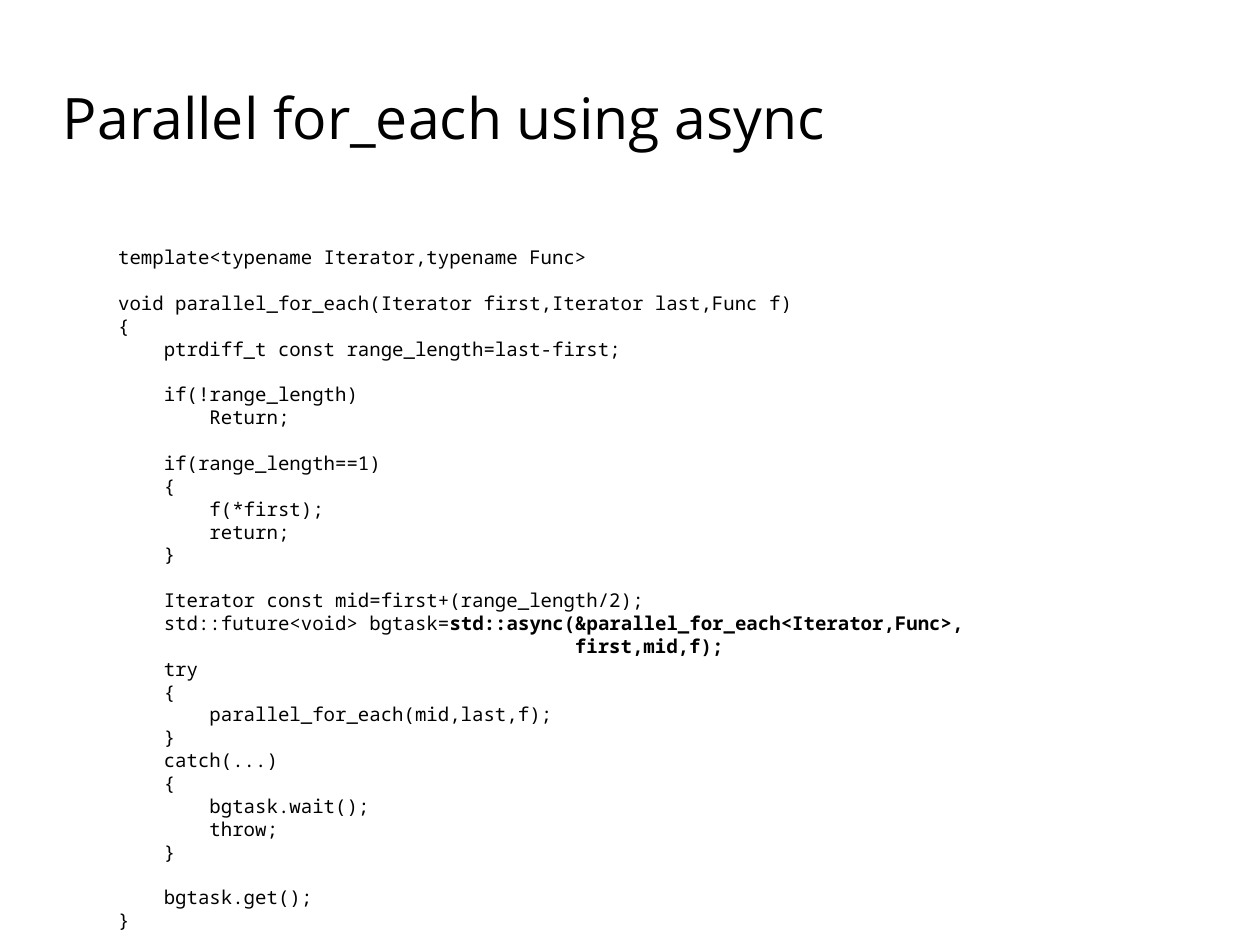
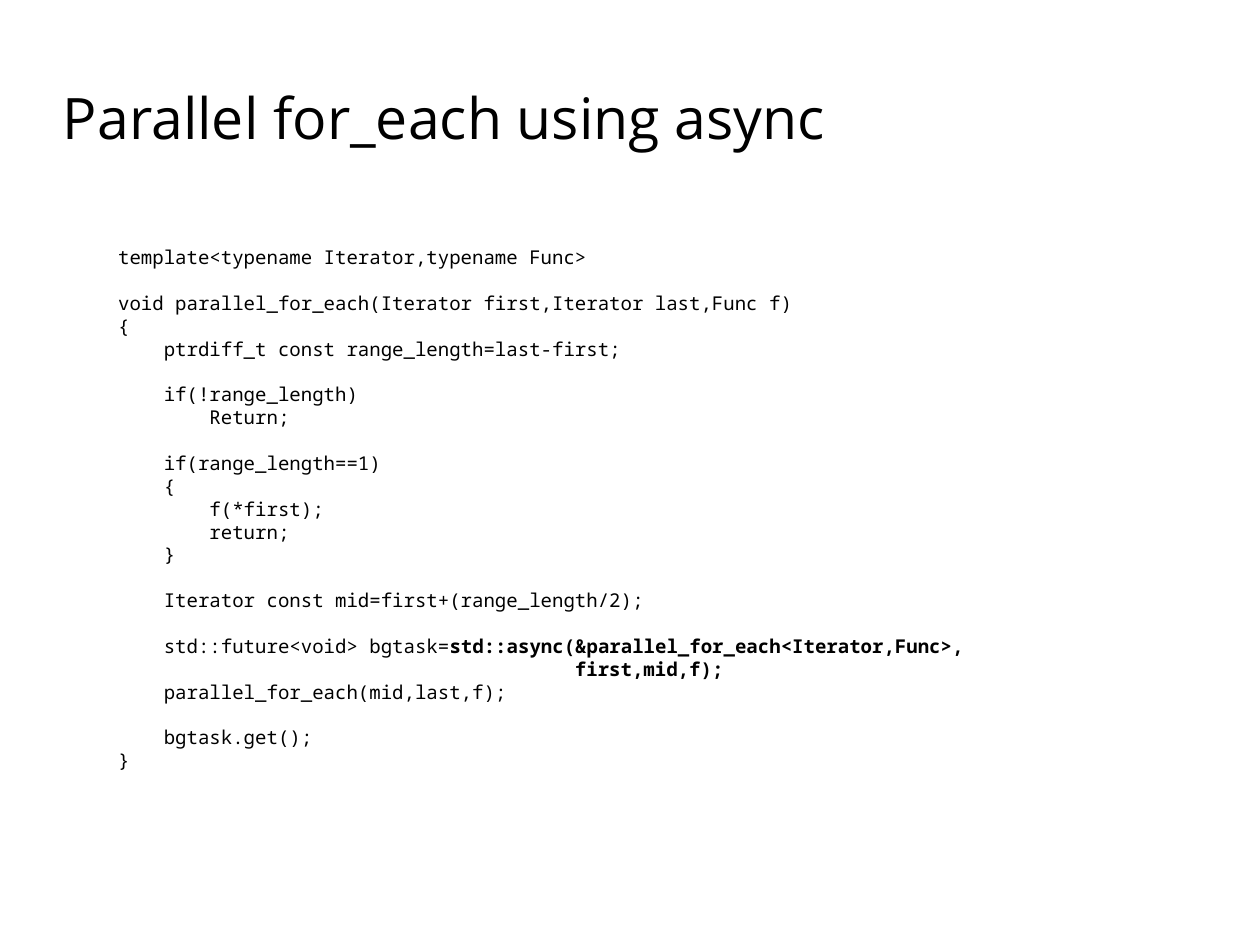
Before and after one commit to codengrow/scj, a slide deck: slide 8 of season1/episode3/c++11-concurrency.odp. Drawn at 1260x945 pixels with LibreOffice and Linux fonts; fonts in the diff are those of the drawing; background and template pictures are left out. Boxes give left, top, right and bottom in pixels: in the first picture for what was removed or moved away, otherwise in the second. Text is boxed around its words. In the diff, an @@ line names an element or a change of style, - is before the commit and + after.

```diff
--- a/season1/episode3/c++11-concurrency.odp
+++ b/season1/episode3/c++11-concurrency.odp
@@ text at box(164, 663, 198, 681): paragraphs removed @@
-try
-{
@@ text at box(164, 752, 369, 839): paragraphs removed @@
-}
-catch(...)
-{
-bgtask.wait();
-throw;
-}
```
Also in this commit, not shown: 2 other slides changed, 3 other files.
